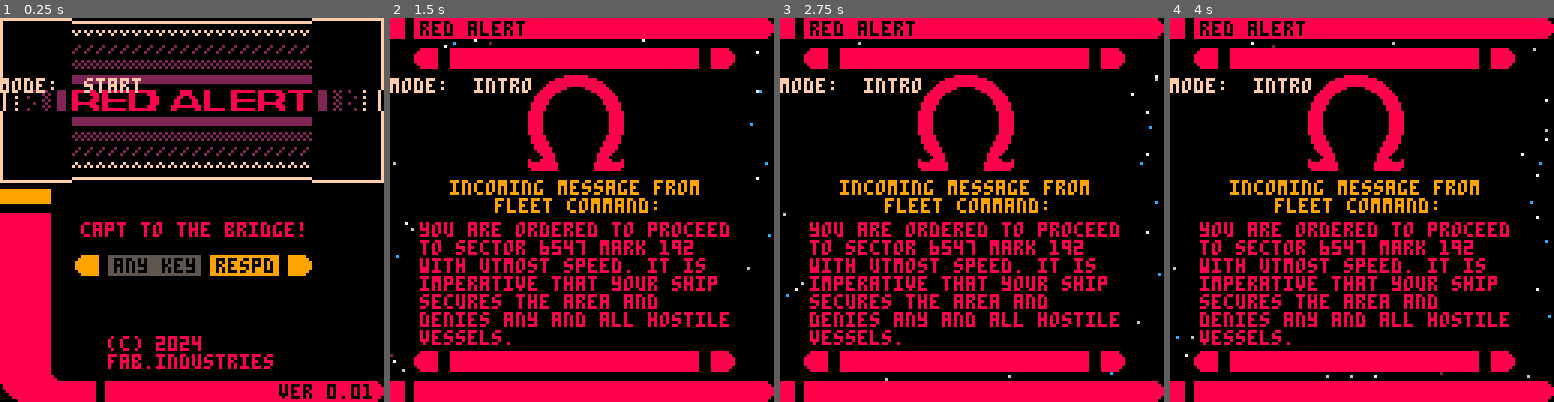
Above: before the commit, frames 1-4 (left to right).
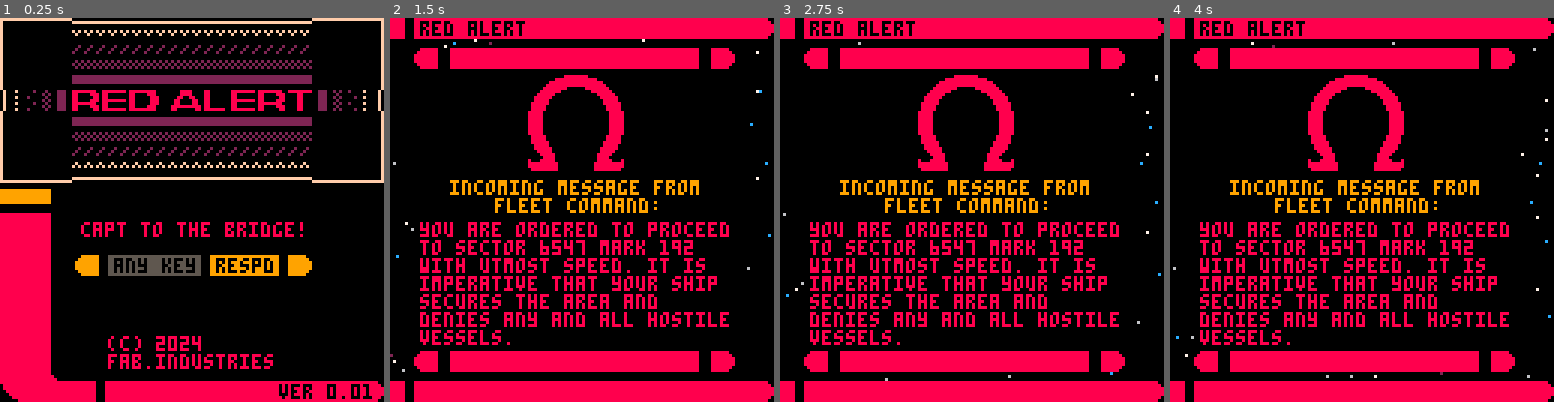
Above: after the commit, the same moments.

Repository: fab-industries/red-alert
Game: PICO-8 cartridge redalert.p8
Same seed, same stepped clock (60 frames per second), same inputs: the game is played once before the commit and once after it.
Inputs:
- Up to frame 1 (0.25 s): no input
- Up to frame 2 (1.5 s): tap X (X key) at 0.33, 1.07 s; tap O (Z key) at 0.7 s
- Up to frame 3 (2.75 s): hold Right 1.6-2.1 s; tap O (Z key) at 1.7, 2.1, 2.5 s; tap X (X key) at 1.85 s; hold Up 2.15-2.42 s; hold Right from 2.47 s (still down)
- Up to frame 4 (4 s): tap O (Z key) at 2.9, 3.3, 3.7 s; tap X (X key) at 2.97 s; release Right at 3.03 s; hold Left 3.08-3.58 s; hold Down 3.63-3.97 s

The runs differ from the first frame. In frame 1, 0.5% of the frame differs, in the area x 0-37%, y 15-20%; in frame 2, 0.6%; in frame 3, 0.6%; in frame 4, 0.6%.

Commit message:
Made torpedo ignore enemy invuln state

Diff:
--- a/redalert.p8
+++ b/redalert.p8
@@ -8,7 +8,7 @@
  version="0.01"
 
  debug_setting={}
- debug_setting.info=true
+ debug_setting.info=false
  debug_setting.hideui=false
 
  cls(0)
@@ -174,22 +174,18 @@
 
  --collision torpedo x enemies
  for myen in all(enemies) do
-  if myen.invuln<=0 then
-	  for mytorp in all(torps) do
-	   if col(myen,mytorp) then
-	    del(torps,mytorp)
-	    sfx(5)
-	    score+=5
-	    score+=20
-	    myen.hp-=5
-		   if myen.hp<=0 then
-		    kill_en(myen)
-		   end
+  for mytorp in all(torps) do
+   if col(myen,mytorp) then
+    del(torps,mytorp)
+    sfx(5)
+    score+=5
+    score+=20
+    myen.hp-=5
+	   if myen.hp<=0 then
+	    kill_en(myen)
 	   end
-	  end
-  else
-	  myen.invuln-=1
-	 end
+   end
+  end
  end
 
  --collision phaser x enemies
